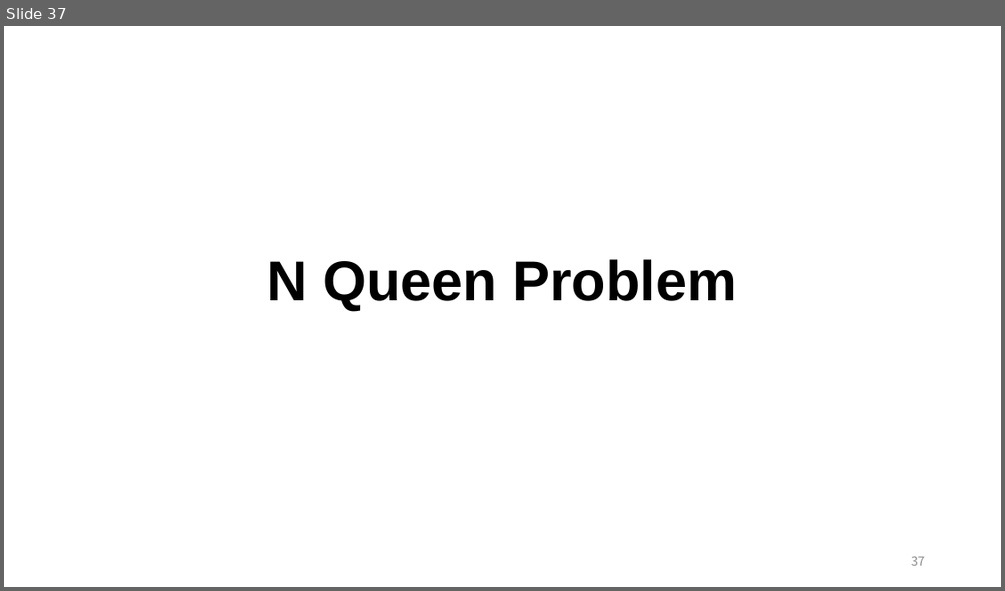
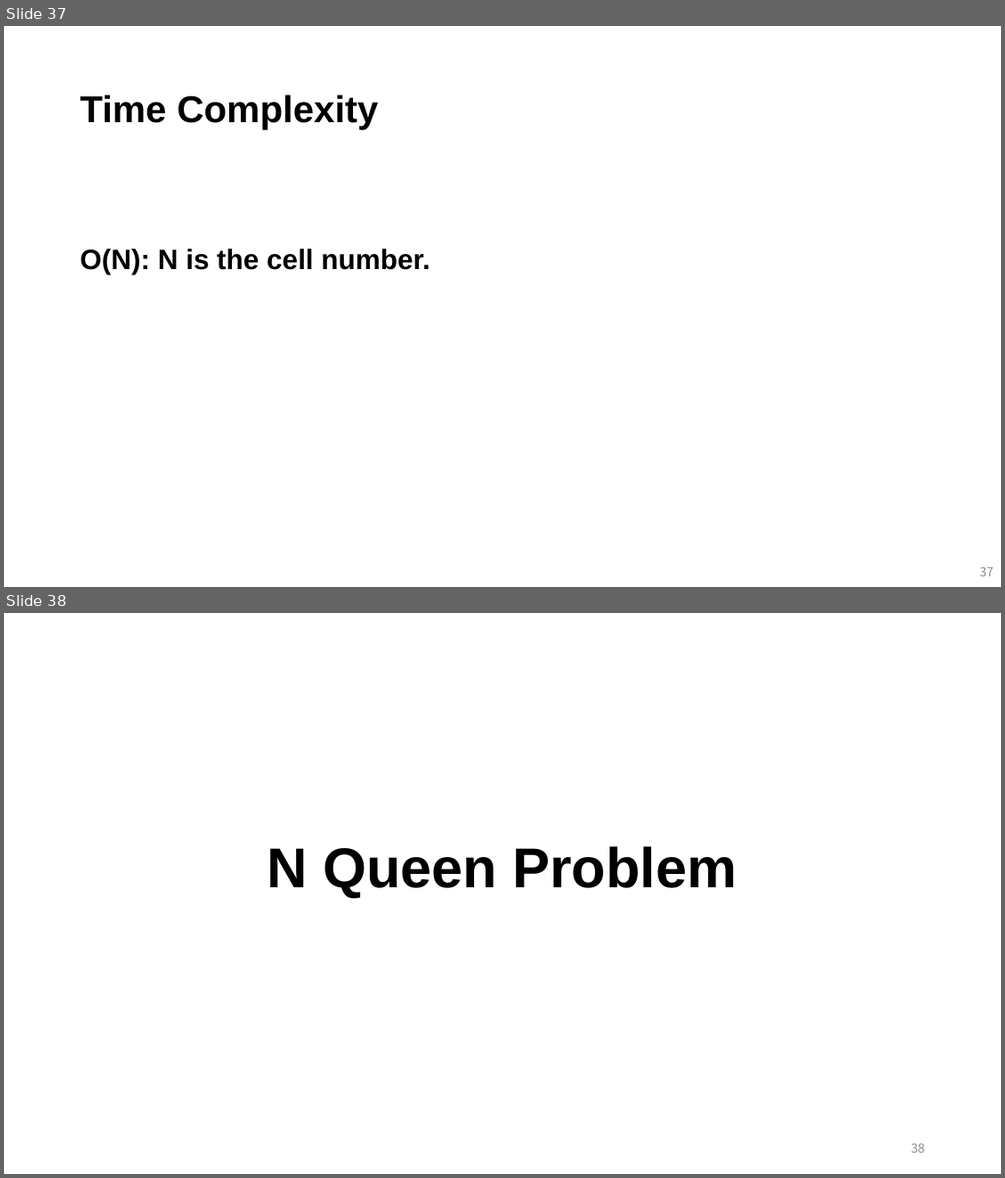
Before and after one commit to mlailab-skku/mlailab-skku.github.io, a slide deck: files/backtracking.pptm. Shown one above the other, each under a label of ours: slide 37 before the commit, slides 37 and 38 after it. The pictures are 1005x591 and 1005x1178 pixels, drawn with LibreOffice and Linux fonts; fonts in the diff are those of the drawing. Boxes give left, top, right and bottom in pixels: in the first picture for what was removed or moved away, otherwise in the second. Text is boxed around its words. In the diff, an @@ line names an element or a change of style, - is before the commit and + after.

```diff
--- a/files/backtracking.pptm
+++ b/files/backtracking.pptm
@@ slide 37 added at [4,26,1001,587], background #FFFFFF @@
@@ title added at [80,95,378,129], 36 pt, text #000000, bold @@
+Time Complexity
@@ text added at [80,248,429,274], 27 pt, text #000000, bold @@
+O(N): N is the cell number.
@@ page number added at [979,566,994,576], 12 pt, text #8C8C8C @@
+37
@@ what was slide 37 is now slide 38 @@
@@ page number at [911,1143,925,1152]: text changed @@
-37
+38
```
Also in this commit, not shown: 1 other slide added, 2 other files.
